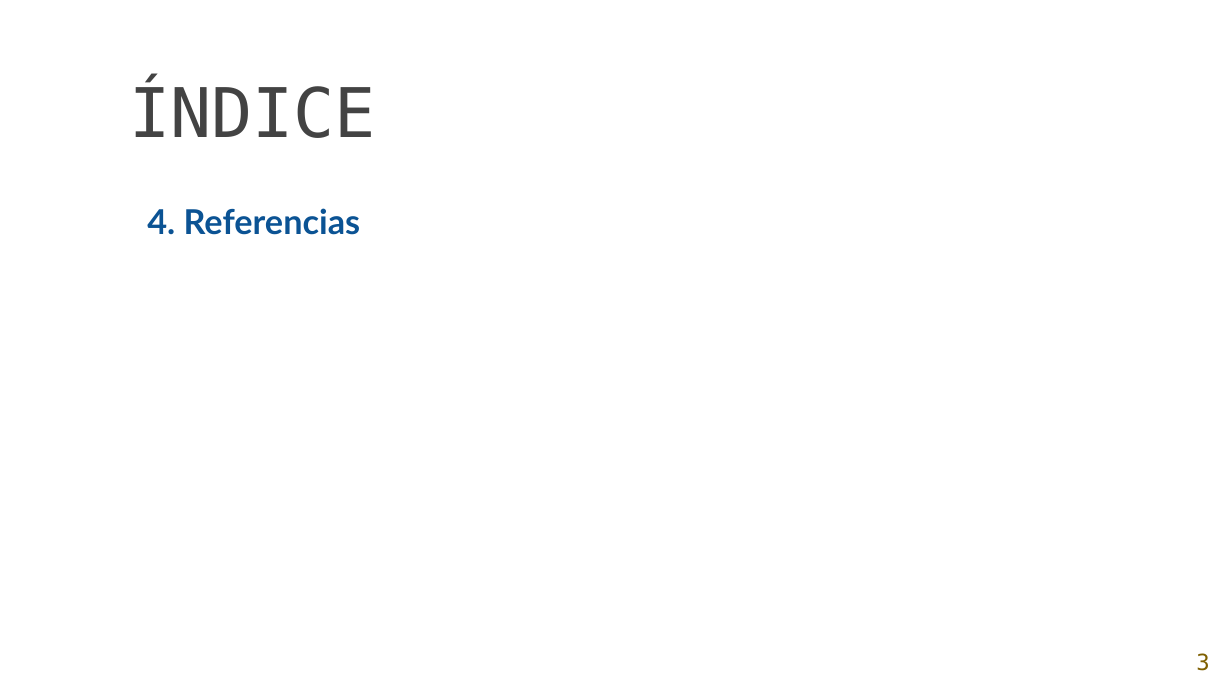
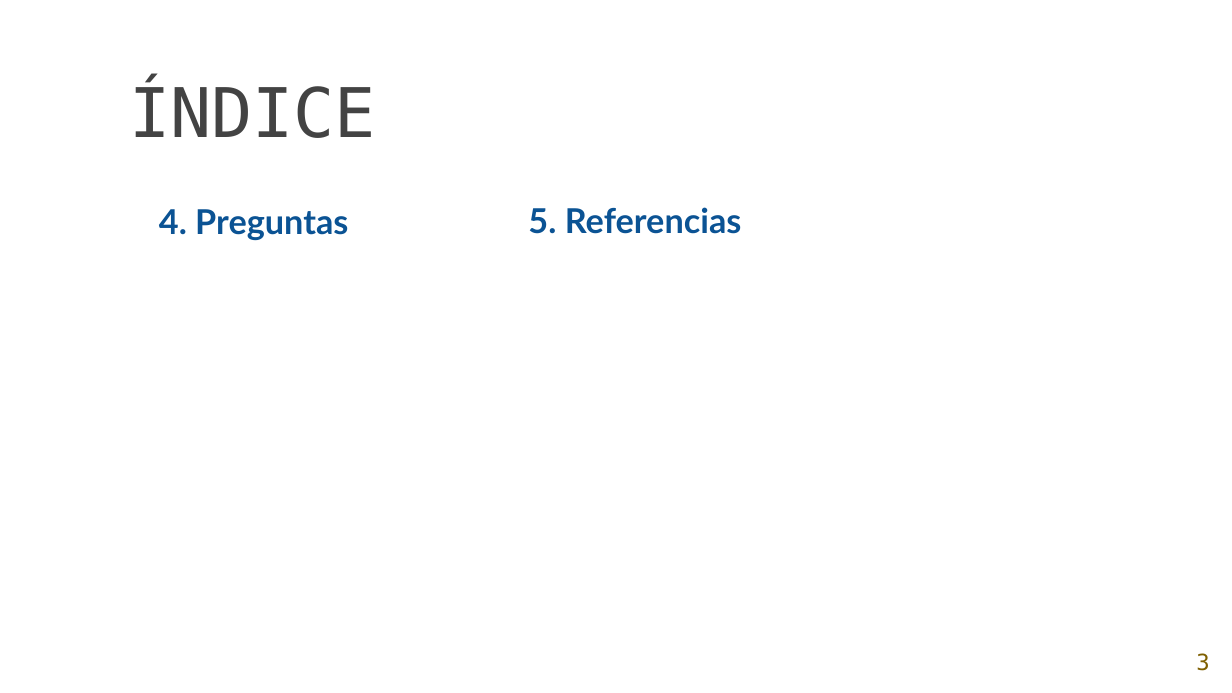
Before and after one commit to Char-Mander/AW_2018-2019, a slide deck: slide 3 of Ejercicios de clase/Plantilla powerpoint.pptx. Drawn at 1232x693 pixels with LibreOffice and Linux fonts; fonts in the diff are those of the drawing; background and template pictures are left out. Boxes give left, top, right and bottom in pixels: in the first picture for what was removed or moved away, otherwise in the second. Text is boxed around its words. In the diff, an @@ line names an element or a change of style, - is before the commit and + after.

```diff
--- a/Ejercicios de clase/Plantilla powerpoint.pptx
+++ b/Ejercicios de clase/Plantilla powerpoint.pptx
@@ text at bbox=[159, 209, 348, 240]: text changed @@
-4. Referencias
+4. Preguntas
@@ text added at bbox=[528, 207, 742, 234], 20 pt, text #0B5394, bold @@
+5. Referencias
```
Also in this commit, not shown: 4 other slides changed, 7 slides added, 1 slide removed.
